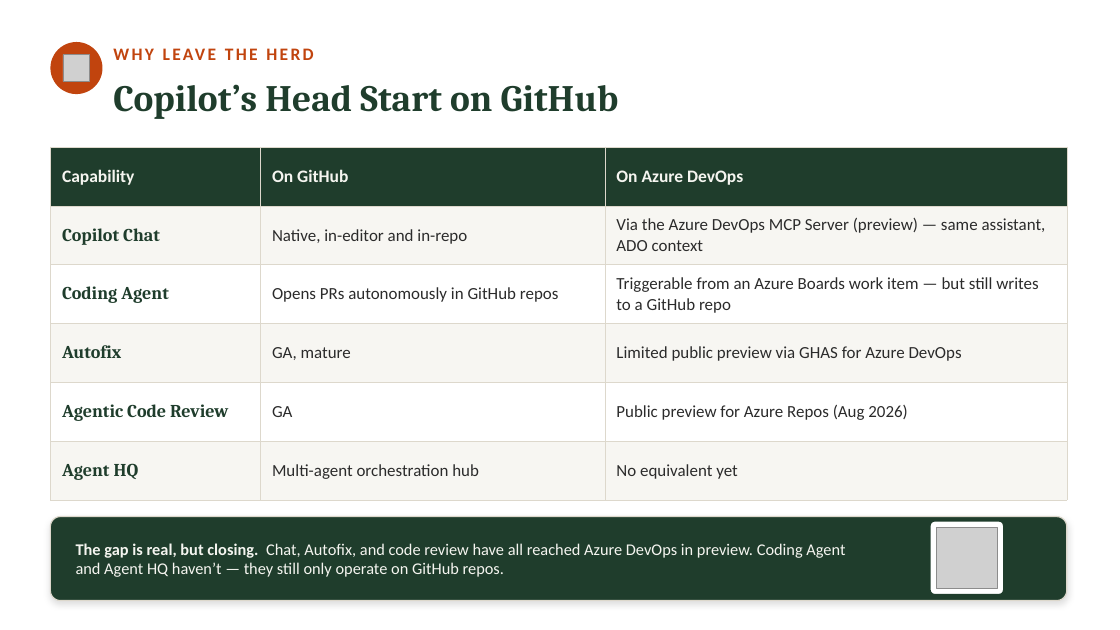
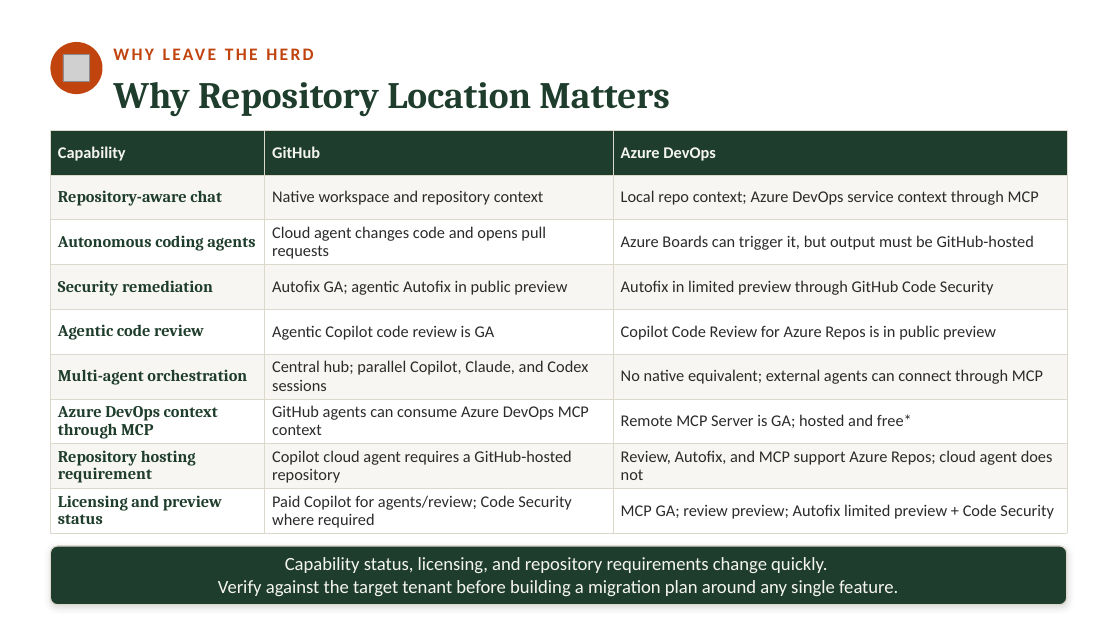
Before and after one commit to neumann1990/Azure_DevOps_To_GitHub, a slide deck: slide 6 of Claude outputs/azure-devops-to-github-the-great-migration-FULL-DECK.pptx. Drawn at 1120x630 pixels with LibreOffice and Linux fonts; fonts in the diff are those of the drawing; grey boxes stand for pictures. Boxes give left, top, right and bottom in pixels: in the first picture for what was removed or moved away, otherwise in the second. Text is boxed around its words. In the diff, an @@ line names an element or a change of style, - is before the commit and + after.

Commit message:
New draft of deck

```diff
--- a/Claude outputs/azure-devops-to-github-the-great-migration-FULL-DECK.pptx
+++ b/Claude outputs/azure-devops-to-github-the-great-migration-FULL-DECK.pptx
@@ text removed at box(113, 84, 619, 119) @@
-Copilot’s Head Start on GitHub
@@ text added at box(113, 82, 670, 117), 32 pt, text #1F3D2C, bold @@
+Why Repository Location Matters
@@ table removed at box(50, 147, 1067, 500), 6 rows, 3 columns @@
-Capability | On GitHub | On Azure DevOps
-Copilot Chat | Native, in-editor and in-repo | Via the Azure DevOps MCP Server (preview) — same assistant, ADO context
-Coding Agent | Opens PRs autonomously in GitHub repos | Triggerable from an Azure Boards work item — but still writes to a GitHub repo
-Autofix | GA, mature | Limited public preview via GHAS for Azure DevOps
-Agentic Code Review | GA | Public preview for Azure Repos (Aug 2026)
-Agent HQ | Multi-agent orchestration hub | No equivalent yet
@@ table added at box(50, 130, 1067, 534), 9 rows, 3 columns @@
+Capability | GitHub | Azure DevOps
+Repository-aware chat | Native workspace and repository context | Local repo context; Azure DevOps service context through MCP
+Autonomous coding agents | Cloud agent changes code and opens pull requests | Azure Boards can trigger it, but output must be GitHub-hosted
+Security remediation | Autofix GA; agentic Autofix in public preview | Autofix in limited preview through GitHub Code Security
+Agentic code review | Agentic Copilot code review is GA | Copilot Code Review for Azure Repos is in public preview
+Multi-agent orchestration | Central hub; parallel Copilot, Claude, and Codex sessions | No native equivalent; external agents can connect through MCP
+Azure DevOps context through MCP | GitHub agents can consume Azure DevOps MCP context | Remote MCP Server is GA; hosted and free*
+Repository hosting requirement | Copilot cloud agent requires a GitHub-hosted repository | Review, Autofix, and MCP support Azure Repos; cloud agent does not
+Licensing and preview status | Paid Copilot for agents/review; Code Security where required | MCP GA; review preview; Autofix limited preview + Code Security
@@ rounded rectangle removed at box(50, 517, 1067, 601) @@
@@ rounded rectangle removed at box(930, 521, 1004, 595) @@
@@ picture removed at box(937, 528, 997, 588) @@
@@ rounded rectangle added at box(50, 546, 1067, 605), fill #1F3D2C, outline #DDD8CC 1 pt, 16 pt, text #F5F5F0 @@
+Capability status, licensing, and repository requirements change quickly.
+Verify against the target tenant before building a migration plan around any single feature.
@@ text removed at box(76, 543, 845, 577) @@
-The gap is real, but closing. Chat, Autofix, and code review have all reached Azure DevOps in preview. Coding Agent and Agent HQ haven’t — they still only operate on GitHub repos.
```
Also in this commit, not shown: 16 other slides changed, 3 slides added, 4 slides removed.
